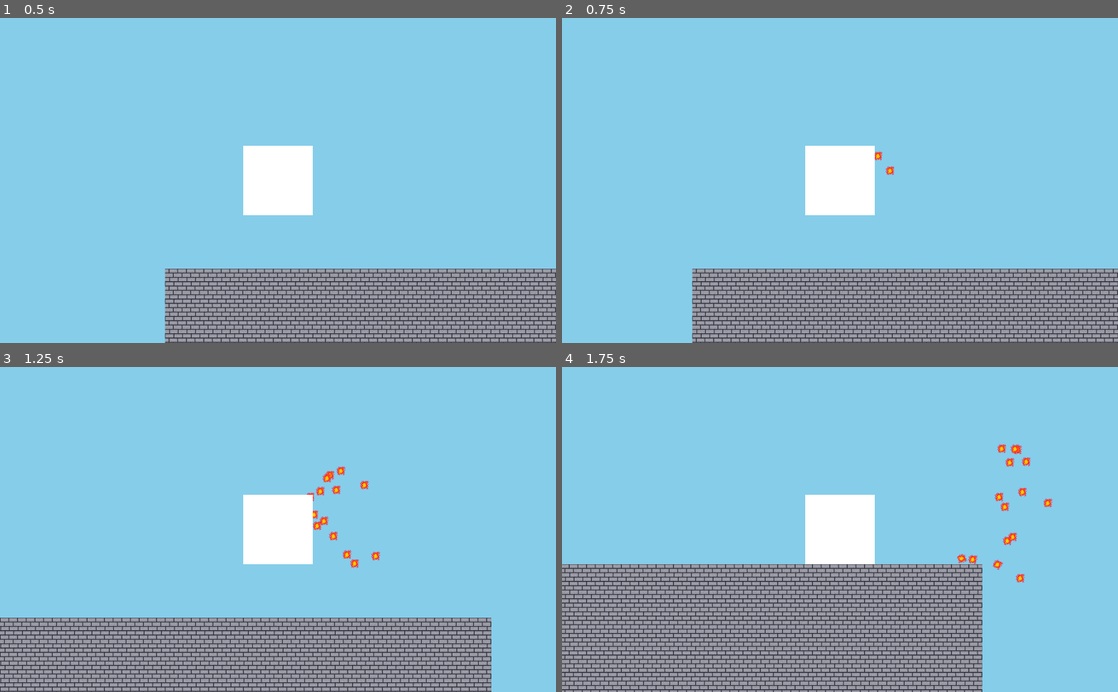
Above: before the commit, frames 1-4 (two rows, left to right).
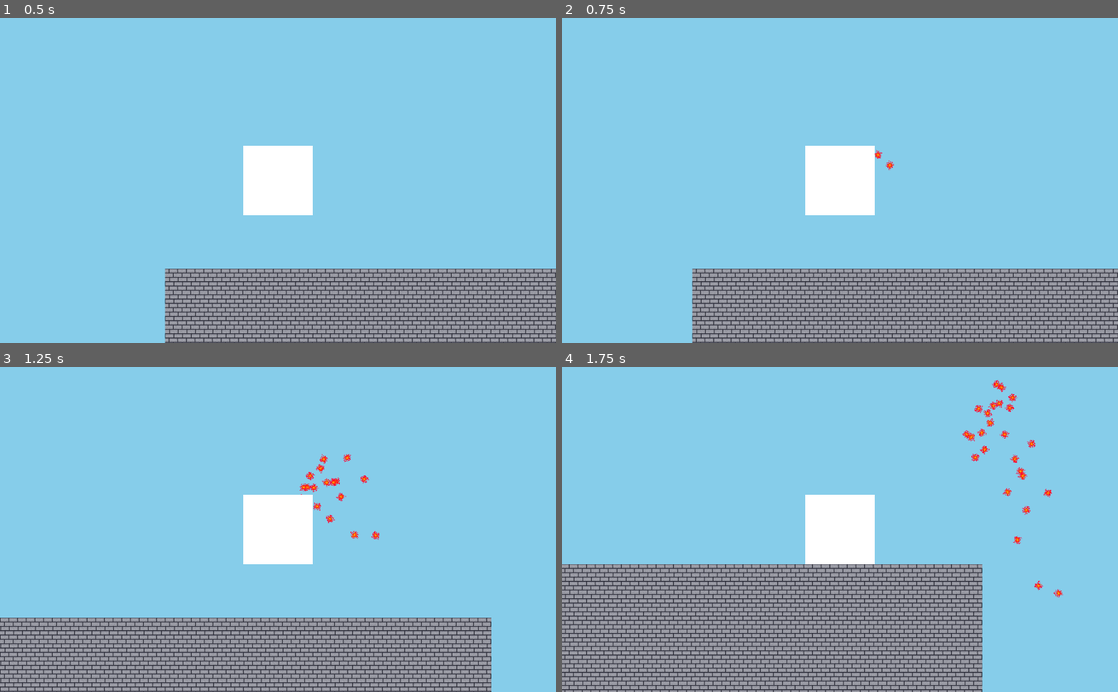
Above: after the commit, the same moments.

Repository: hextraza/Dragon-Plume
Game: Godot game, scene res://Entities/World.tscn
Same seed, same stepped clock (60 frames per second), same inputs: the game is played once before the commit and once after it. Before the commit the project starts from res://World.tscn.
Inputs:
- Up to frame 1 (0.5 s): no input
- Up to frame 2 (0.75 s): tap Enter at 0.5 s; hold D (right) from 0.53 s (still down); hold Space (attack) from 0.53 s (still down)
- Up to frame 3 (1.25 s): keep holding D (right); keep holding Space (attack)
- Up to frame 4 (1.75 s): release D (right) at 1.28 s; release Space (attack) at 1.28 s; hold S (down) from 1.28 s (still down); tap Space (attack) at 1.35 s

Frame 1 is identical in both runs. In frame 2, less than 0.1% of the frame differs, in the area x 56-60%, y 40-49%; in frame 3, 0.8%; in frame 4, 1.1%, in the area x 71-91%, y 4-71%.

Commit message:
Animate fire and finish projectile bouncing

Diff:
--- /dev/null
+++ b/Entities/Block.gd
@@ -0,0 +1,4 @@
+extends Node2D
+
+func init(x, y):
+	self.position = Vector2(x*32, y*32)
--- /dev/null
+++ b/Entities/Block.tscn
@@ -0,0 +1,23 @@
+[gd_scene load_steps=4 format=2]
+
+[ext_resource path="res://Entities/Block.gd" type="Script" id=1]
+[ext_resource path="res://Assets/tile.png" type="Texture" id=2]
+
+
+
+[sub_resource type="RectangleShape2D" id=1]
+extents = Vector2( 16, 16 )
+
+[node name="Block" type="Node2D"]
+script = ExtResource( 1 )
+
+[node name="RigidBody2D" type="RigidBody2D" parent="."]
+collision_layer = 4
+collision_mask = 7
+mode = 1
+
+[node name="Sprite" type="Sprite" parent="RigidBody2D"]
+texture = ExtResource( 2 )
+
+[node name="CollisionShape2D" type="CollisionShape2D" parent="RigidBody2D"]
+shape = SubResource( 1 )
--- /dev/null
+++ b/Entities/Flame.tscn
@@ -0,0 +1,37 @@
+[gd_scene load_steps=10 format=2]
+
+[ext_resource path="res://Assets/Fire/frame1.png" type="Texture" id=1]
+[ext_resource path="res://Assets/Fire/frame2.png" type="Texture" id=2]
+[ext_resource path="res://Assets/Fire/frame3.png" type="Texture" id=3]
+[ext_resource path="res://Assets/Fire/frame4.png" type="Texture" id=4]
+[ext_resource path="res://Assets/Fire/frame5.png" type="Texture" id=5]
+[ext_resource path="res://Assets/Fire/frame6.png" type="Texture" id=6]
+
+[sub_resource type="PhysicsMaterial" id=4]
+friction = 100.0
+
+[sub_resource type="CircleShape2D" id=3]
+radius = 3.71996
+
+[sub_resource type="SpriteFrames" id=2]
+animations = [ {
+"frames": [ ExtResource( 1 ), ExtResource( 2 ), ExtResource( 3 ), ExtResource( 4 ), ExtResource( 5 ), ExtResource( 6 ) ],
+"loop": true,
+"name": "projectile",
+"speed": 30.0
+} ]
+
+[node name="Flame" type="RigidBody2D"]
+collision_layer = 2
+collision_mask = 4
+physics_material_override = SubResource( 4 )
+gravity_scale = 7.0
+
+[node name="CollisionShape2D" type="CollisionShape2D" parent="."]
+shape = SubResource( 3 )
+
+[node name="AnimatedSprite" type="AnimatedSprite" parent="."]
+frames = SubResource( 2 )
+animation = "projectile"
+frame = 5
+playing = true
--- /dev/null
+++ b/Entities/Player.gd
@@ -0,0 +1,91 @@
+extends KinematicBody2D
+
+enum Direction {
+  right,
+  left
+}
+
+const mov_speed = 1
+const veloc_decay = 1
+const veloc_decay_thresh = 0.10
+const max_veloc_len = 9
+
+var atk_cooldown = 0
+var veloc_decay_accum = 0
+var pos = Vector2(30, 30)
+var veloc = Vector2(0, 0)
+var direction = Direction.right
+var flames_queued = 0
+var flame_cooldown = 0
+onready var flame = preload("res://Entities/Flame.tscn")
+var rng = RandomNumberGenerator.new()
+
+func _ready():
+	rng.randomize()
+
+func _physics_process(delta):
+	handle_movement(delta)
+	handle_input(delta)
+	handle_flame_queue(delta)
+	move_and_collide(veloc)
+	update()
+
+func handle_input(delta):
+	if atk_cooldown > 0:
+		atk_cooldown -= delta
+	else:
+		atk_cooldown = 0
+
+	if Input.is_action_pressed("right"):
+		veloc.x += mov_speed
+		direction = Direction.right
+	if Input.is_action_pressed("left"):
+		veloc.x -= mov_speed
+		direction = Direction.left
+	if Input.is_action_pressed("up"):
+		veloc.y -= mov_speed
+	if Input.is_action_pressed("down"):
+		veloc.y += mov_speed
+	if Input.is_action_pressed("attack") and atk_cooldown <= 0:
+		flames_queued = 25
+		atk_cooldown = 2
+
+func handle_movement(delta):
+	veloc_decay_accum += delta
+	veloc = veloc.clamped(max_veloc_len).ceil()
+
+	pos.x += veloc.x
+	pos.y += veloc.y
+
+	if veloc_decay_accum >= veloc_decay_thresh:
+		veloc_decay_accum = 0
+
+		if veloc.x < 0:
+			veloc.x += veloc_decay
+		elif veloc.x > 0:
+			veloc.x -= veloc_decay
+
+		if veloc.y < 0:
+			veloc.y += veloc_decay
+		elif veloc.y > 0:
+			veloc.y -= veloc_decay
+
+func handle_flame_queue(delta):
+	if flame_cooldown <= 0 and flames_queued > 0:
+		var dir_scalar = 1
+		if direction == Direction.left:
+			dir_scalar = -1
+		gen_flame(dir_scalar)
+		flames_queued -= 1
+		flame_cooldown = 0.03
+
+	if flame_cooldown >= 0:
+		flame_cooldown -= delta
+	else:
+		flame_cooldown = 0
+
+func gen_flame(dir_scalar):
+	var child = flame.instance()
+	self.add_child(child)
+	child.apply_impulse(Vector2(0,0), Vector2(dir_scalar * 800, rng.randi_range(-100, 200) - 400))
+	child.add_torque(rng.randf_range(-120000.0, 120000.0))
--- /dev/null
+++ b/Entities/Player.tscn
@@ -0,0 +1,35 @@
+[gd_scene load_steps=5 format=2]
+
+[ext_resource path="res://Entities/Player.gd" type="Script" id=1]
+
+[sub_resource type="RectangleShape2D" id=1]
+extents = Vector2( 64, 64 )
+
+[sub_resource type="Gradient" id=2]
+colors = PoolColorArray( 1, 1, 1, 1, 1, 1, 1, 1 )
+
+[sub_resource type="GradientTexture" id=3]
+gradient = SubResource( 2 )
+width = 128
+
+[node name="Player" type="Node2D"]
+
+[node name="KinematicBody2D" type="KinematicBody2D" parent="."]
+collision_mask = 4
+script = ExtResource( 1 )
+
+[node name="Camera2D" type="Camera2D" parent="KinematicBody2D"]
+current = true
+drag_margin_left = 0.0
+drag_margin_top = 0.0
+drag_margin_right = 0.0
+drag_margin_bottom = 0.0
+
+[node name="CollisionShape2D" type="CollisionShape2D" parent="KinematicBody2D"]
+shape = SubResource( 1 )
+
+[node name="Sprite" type="Sprite" parent="KinematicBody2D"]
+position = Vector2( -0.153672, -0.231606 )
+scale = Vector2( 1.0024, 127.938 )
+z_index = 1
+texture = SubResource( 3 )
--- /dev/null
+++ b/Entities/Tower.gd
@@ -0,0 +1,10 @@
+extends Node2D
+
+onready var scene = load("res://Entities/Block.tscn")
+
+func _ready():
+	for x in range(30):
+		for y in range(200):
+			var child = scene.instance()
+			child.init(x, y)
+			self.add_child(child)
--- /dev/null
+++ b/Entities/Tower.tscn
@@ -0,0 +1,7 @@
+[gd_scene load_steps=2 format=2]
+
+[ext_resource path="res://Entities/Tower.gd" type="Script" id=1]
+
+
+[node name="Tower" type="Node2D"]
+script = ExtResource( 1 )
--- /dev/null
+++ b/Entities/World.tscn
@@ -0,0 +1,13 @@
+[gd_scene load_steps=3 format=2]
+
+[ext_resource path="res://Entities/Player.tscn" type="PackedScene" id=1]
+[ext_resource path="res://Entities/Tower.tscn" type="PackedScene" id=2]
+
+
+
+[node name="World" type="Node2D"]
+
+[node name="Player" parent="." instance=ExtResource( 1 )]
+position = Vector2( 191.634, -179.27 )
+
+[node name="Tower" parent="." instance=ExtResource( 2 )]
--- a/project.godot
+++ b/project.godot
@@ -16,7 +16,7 @@
 [application]
 
 config/name="Dragon Plume"
-run/main_scene="res://World.tscn"
+run/main_scene="res://Entities/World.tscn"
 
 [input]
 
Binary file added: Assets/Fire/frame1.png
Not shown, added: Assets/Fire/frame1.png.import
Binary file added: Assets/Fire/frame2.png
Not shown, added: Assets/Fire/frame2.png.import
Binary file added: Assets/Fire/frame3.png
Not shown, added: Assets/Fire/frame3.png.import
Binary file added: Assets/Fire/frame4.png
Not shown, added: Assets/Fire/frame4.png.import
Binary file added: Assets/Fire/frame5.png
Not shown, added: Assets/Fire/frame5.png.import
Binary file added: Assets/Fire/frame6.png
Not shown, added: Assets/Fire/frame6.png.import
(and 2 more such lines)
